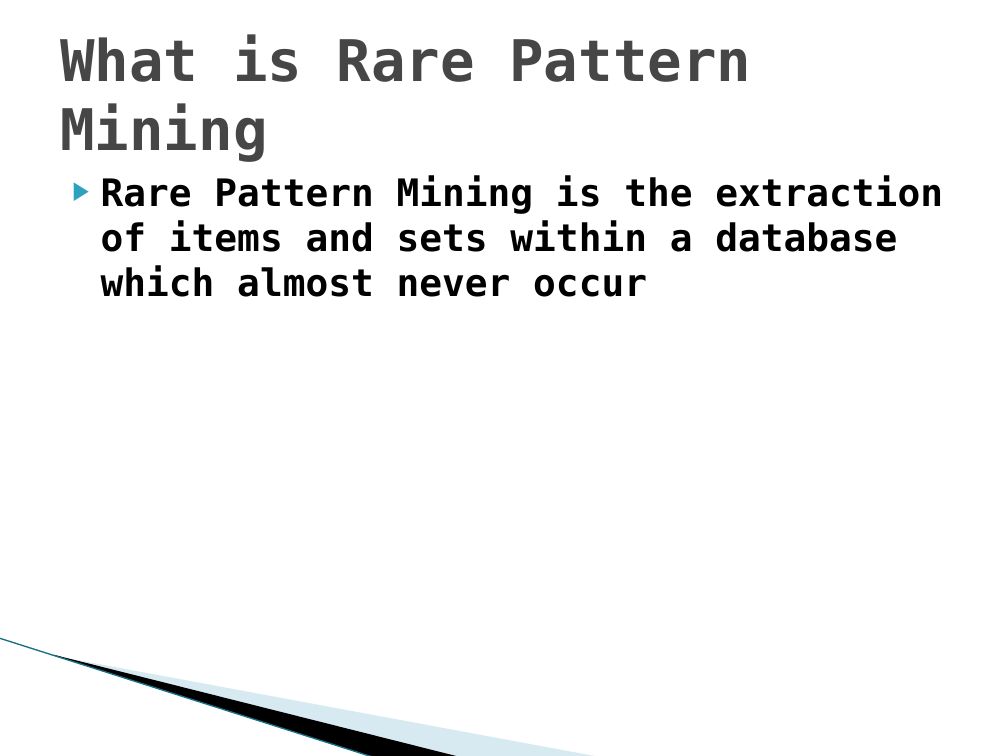
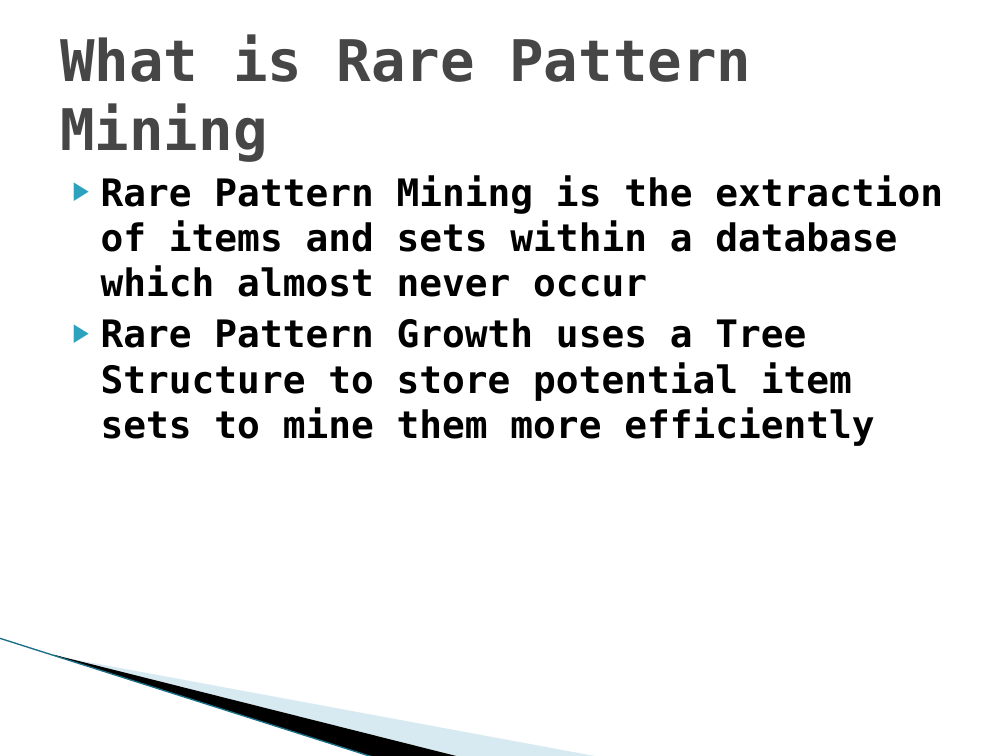
Before and after one commit to smithi35/RarePatternMining, a slide deck: slide 3 of Documentation/Rare Pattern Mining through Rare Pattern Growth.pptx. Drawn at 1008x756 pixels with LibreOffice and Linux fonts; fonts in the diff are those of the drawing; background and template pictures are left out. Boxes give left, top, right and bottom in pixels: in the first picture for what was removed or moved away, otherwise in the second. Text is boxed around its words. In the diff, an @@ line names an element or a change of style, - is before the commit and + after.

```diff
--- a/Documentation/Rare Pattern Mining through Rare Pattern Growth.pptx
+++ b/Documentation/Rare Pattern Mining through Rare Pattern Growth.pptx
@@ text at [101, 318, 874, 446]: paragraph added @@
+▶ Rare Pattern Growth uses a Tree Structure to store potential item sets to mine them more efficiently
```
Also in this commit, not shown: 3 other slides changed, 4 slides added, 2 slides removed, 43 other files.
